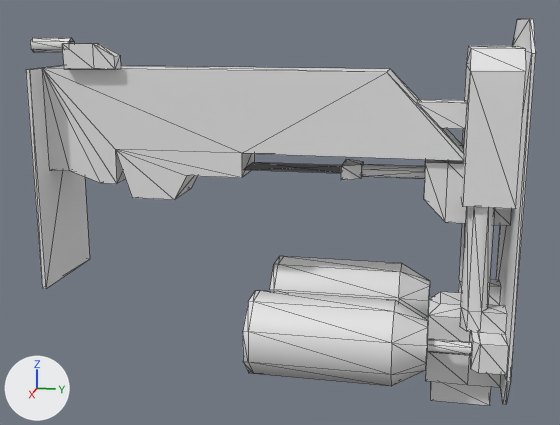
What one commit did to the glTF model app/public/models/OilPump.glb.
Camera for both pictures: a camera (50 mm lens) standing at (2631.0, -290.0, 598.0) and looking at (-2.0, -817.0, -61.0). The axes (+X, +Y, +Z) are drawn at lower left. The lights are the same throughout. Mesh edges are drawn as thin lines. Vertices at the same position are counted once.

Objects in the first picture: 'OilPump'.
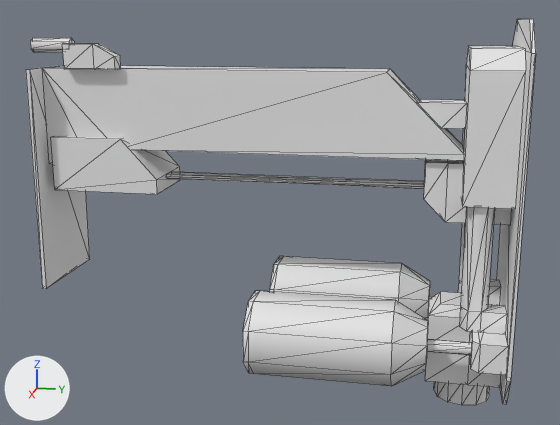
The newer file is also turned or shifted as a whole; pictures and numbers use the older file's frame.

Changed parts and their boxes [x1, y1, x2, y2] in the pictures (560 x 425 px; the box of a moved part takes in the faces that stretch with it):
'OilPump', reshaped
    before: [26, 19, 536, 406]
    after: [26, 19, 536, 405]
part 1 of me_op, rebuilt (7% narrower)
    before: [431, 382, 491, 406]
    after: [434, 382, 490, 405]
part 2 of me_op, deleted
    before: [362, 164, 425, 179]
part 3 of me_op, deleted
    before: [341, 159, 363, 180]
part 4 of me_op, deleted (black)
    before: [243, 162, 342, 173]
part 5 of me_op, moved or reshaped
    before: [42, 68, 464, 200]
    after: [42, 68, 464, 194]

The change, as a list of edits to the scene's bpy script:
```text
Change me_op:
    used by ob_oilpump; location = (0.0, 0.0, 0.0)
    remove me_op.from_pydata(...)  # 321 vertices, 488 faces; spans x -338.0..338.0, y -1668.0..-23.0, z -683.0..606.0
    add me_op.from_pydata(...)  # 326 vertices, 496 faces; spans x -338.0..338.0, y -1668.0..-23.0, z -693.0..606.0
    me_op part 1: the loose piece of 8 vertices spanning x -100.0..100.0, y -262.0..-62.0, z -683.0..-599.0 is rebuilt with 25 vertices and now spans x -98.0..98.0, y -252.0..-57.0, z -693.0..-599.0
    me_op part 2: the loose piece of 10 vertices spanning x -21.0..21.0, y -528.0..-317.0, z 84.0..124.0 is deleted
    me_op part 3: the loose piece of 8 vertices spanning x -74.0..74.0, y -593.0..-528.0, z 79.0..127.0 is deleted
    me_op part 4: the loose piece of 4 vertices spanning x -74.0..74.0, y -931.0..-593.0, z 104.0 is deleted
    me_op part 5: 2 vertices moved from x -95.0, y -1564.0..-1387.0, z 41.0..80.0 to x -95.0..95.0, y -1377.0, z 41.0; 16 vertices removed from x -95.0..95.0, y -1642.0..-931.0, z -8.0..164.0; 26 vertices added at x -127.0..127.0, y -1642.0..-317.0, z 15.0..204.0
```
